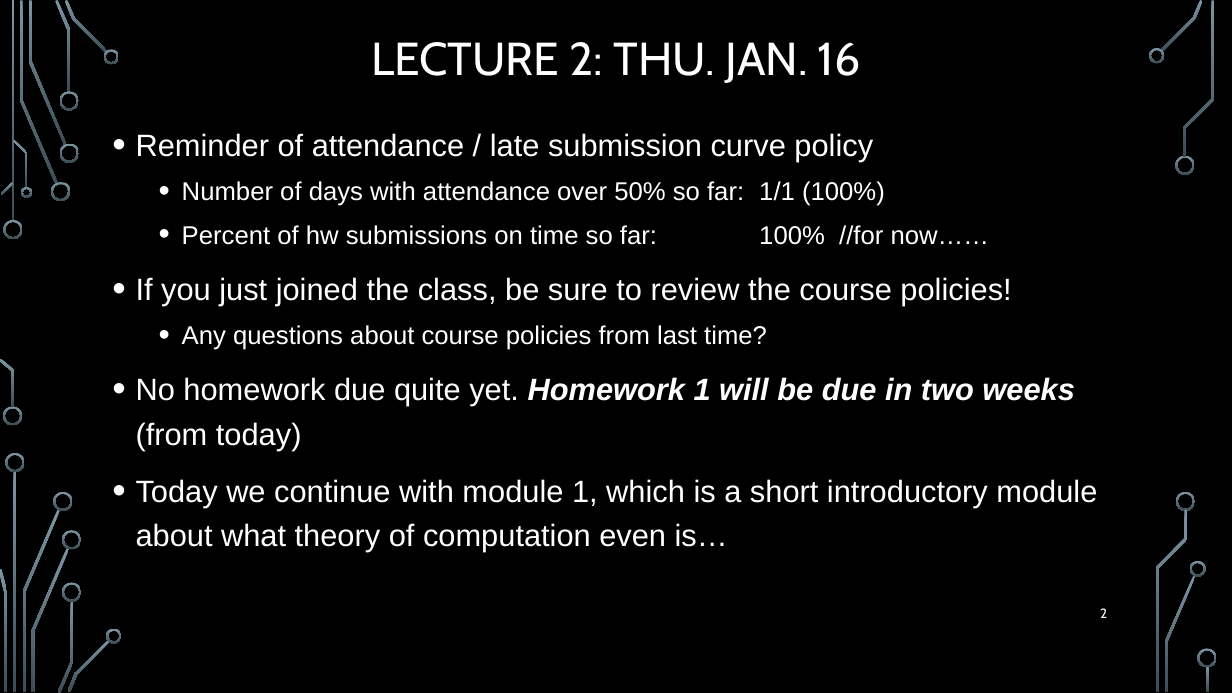
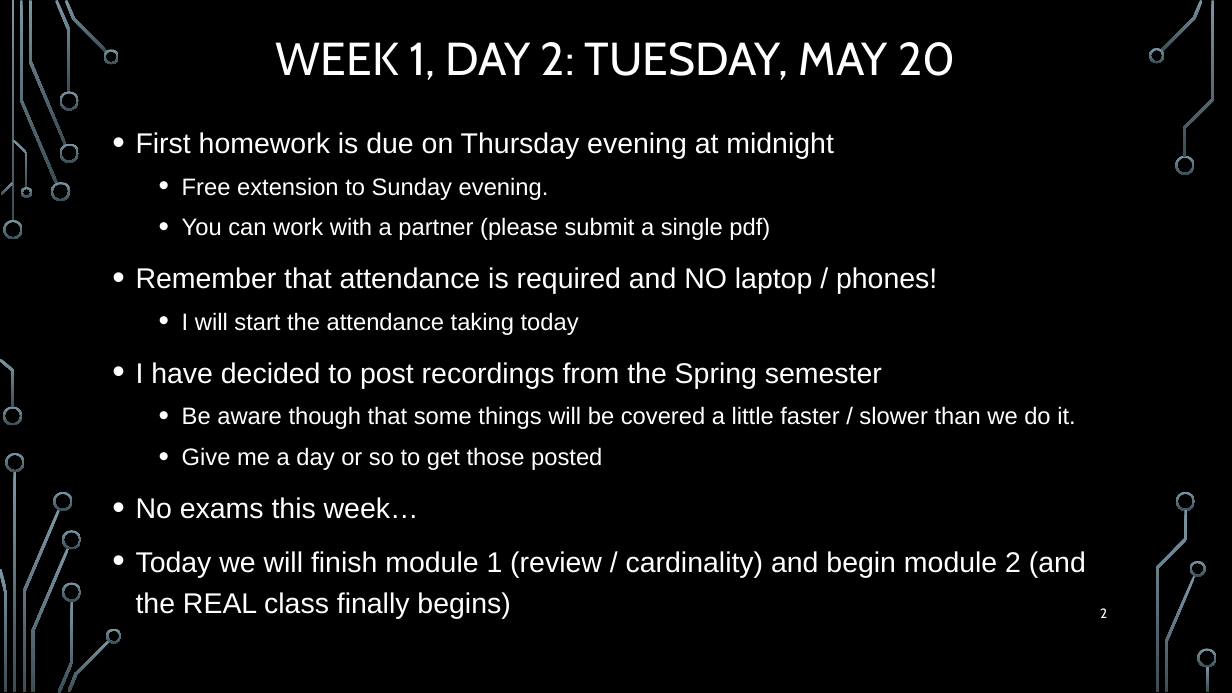
Before and after one commit to markfloryan/dmt2, a slide deck: slide 2 of slides/00-DailyAnnouncements.pptx. Drawn at 1232x693 pixels with LibreOffice and Linux fonts; fonts in the diff are those of the drawing; background and template pictures are left out. Boxes give left, top, right and bottom in pixels: in the first picture for what was removed or moved away, otherwise in the second. Text is boxed around its words. In the diff, an @@ line names an element or a change of style, - is before the commit and + after.

```diff
--- a/slides/00-DailyAnnouncements.pptx
+++ b/slides/00-DailyAnnouncements.pptx
@@ title at <box>276,42,955,80</box>: text changed @@
-LECTURE 2: THU. JAN. 16
+WEEK 1, DAY 2: TUESDAY, MAY 20
@@ text at <box>136,132,1086,618</box>: text changed; size 24 to 22.2 pt @@
-• Reminder of attendance / late submission curve policy
-  • Number of days with attendance over 50% so far: 1/1 (100%)
-  • Percent of hw submissions on time so far: 100% //for now……
-• If you just joined the class, be sure to review the course policies!
-  • Any questions about course policies from last time?
-• No homework due quite yet. Homework 1 will be due in two weeks (from today)
-• Today we continue with module 1, which is a short introductory module about what theory of computation even is…
+• First homework is due on Thursday evening at midnight
+  • Free extension to Sunday evening.
+  • You can work with a partner (please submit a single pdf)
+• Remember that attendance is required and NO laptop / phones!
+  • I will start the attendance taking today
+• I have decided to post recordings from the Spring semester
+  • Be aware though that some things will be covered a little faster / slower than we do it.
+  • Give me a day or so to get those posted
+• No exams this week…
+• Today we will finish module 1 (review / cardinality) and begin module 2 (and the REAL class finally begins)
```
Also in this commit, not shown: 19 slides removed, 4 other files.
